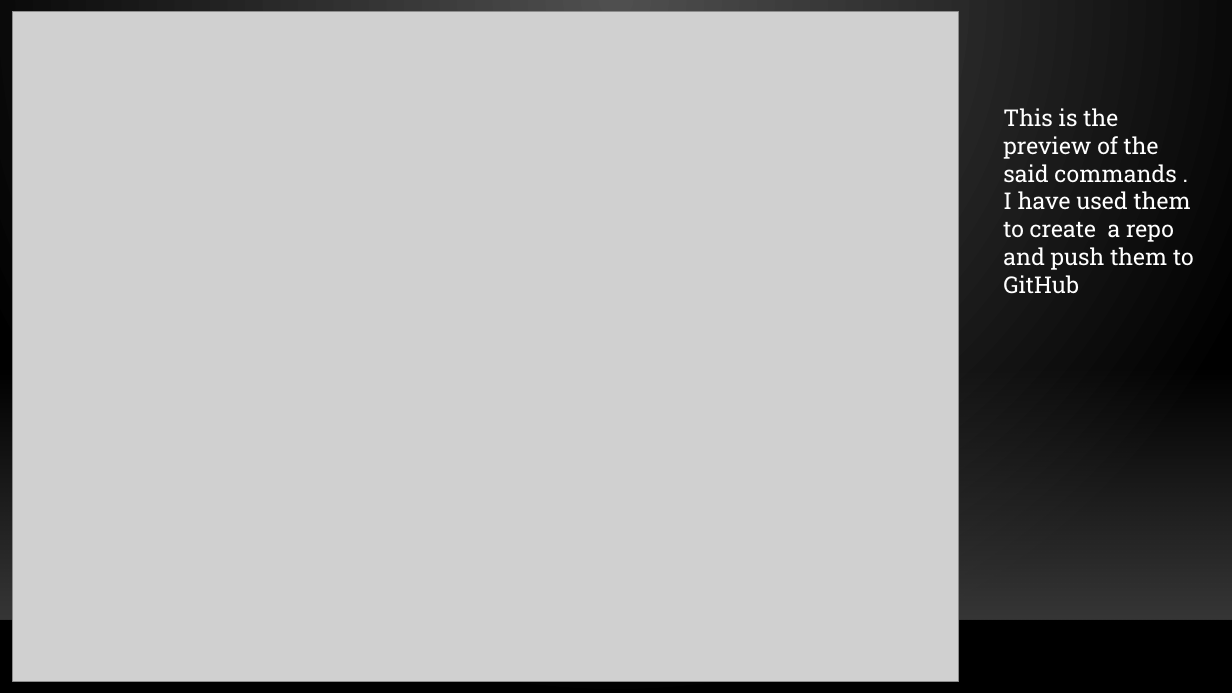
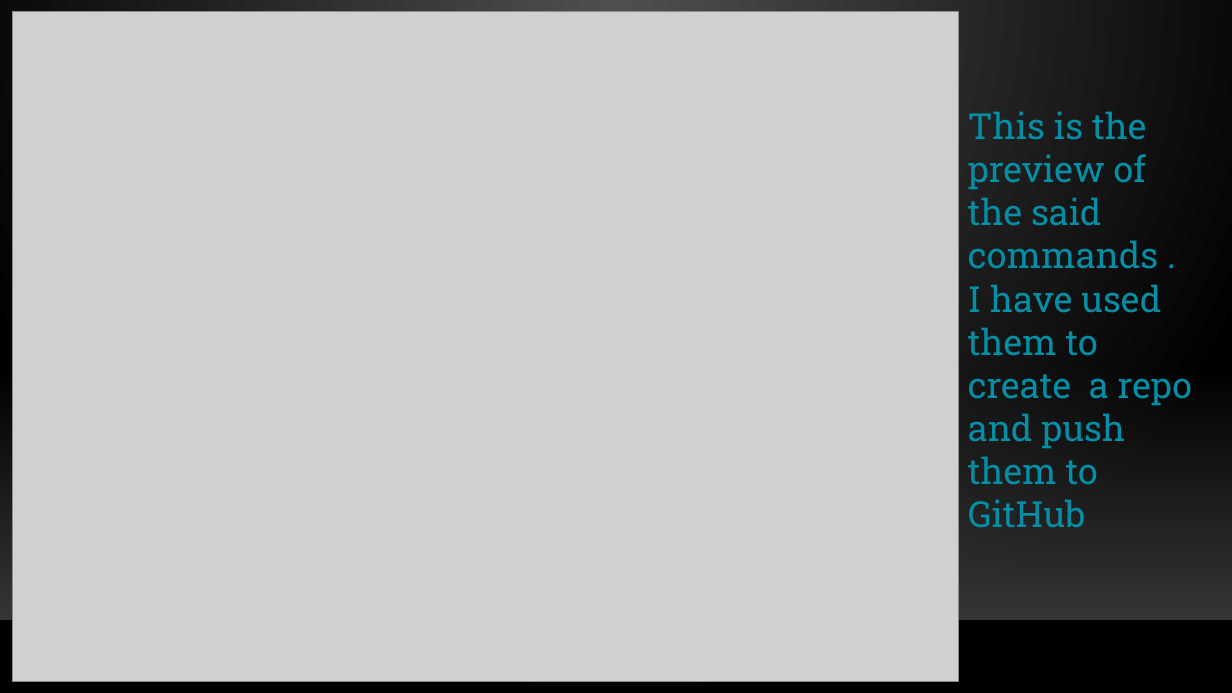
Before and after one commit to gwydion67/KOSS-presentation, a slide deck: slide 5 of New Git Concepts.pptx. Drawn at 1232x693 pixels with LibreOffice and Linux fonts; fonts in the diff are those of the drawing; grey boxes stand for pictures; background and template pictures are left out. Boxes give left, top, right and bottom in pixels: in the first picture for what was removed or moved away, otherwise in the second. Text is boxed around its words. In the diff, an @@ line names an element or a change of style, - is before the commit and + after.

```diff
--- a/New Git Concepts.pptx
+++ b/New Git Concepts.pptx
@@ text "This is the preview of ...": place and size @@
-text "This is the preview of ..." at (1003,108,1194,294)
+text "This is the preview of ..." at (968,111,1192,528)
@@ text "This is the preview of ..." at (968,111,1192,528): size 18 to 28 pt, text colour #FFFFFF to #058FA6 @@
```
Also in this commit, not shown: 2 other slides changed, 2 other files.
